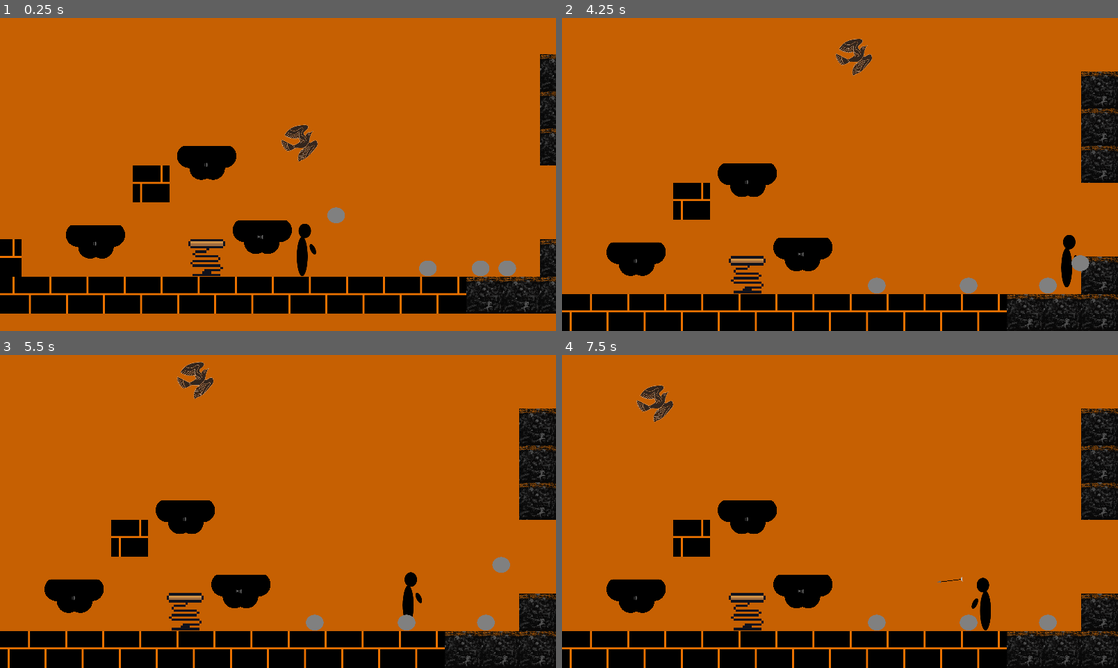
Above: before the commit, frames 1-4 (two rows, left to right).
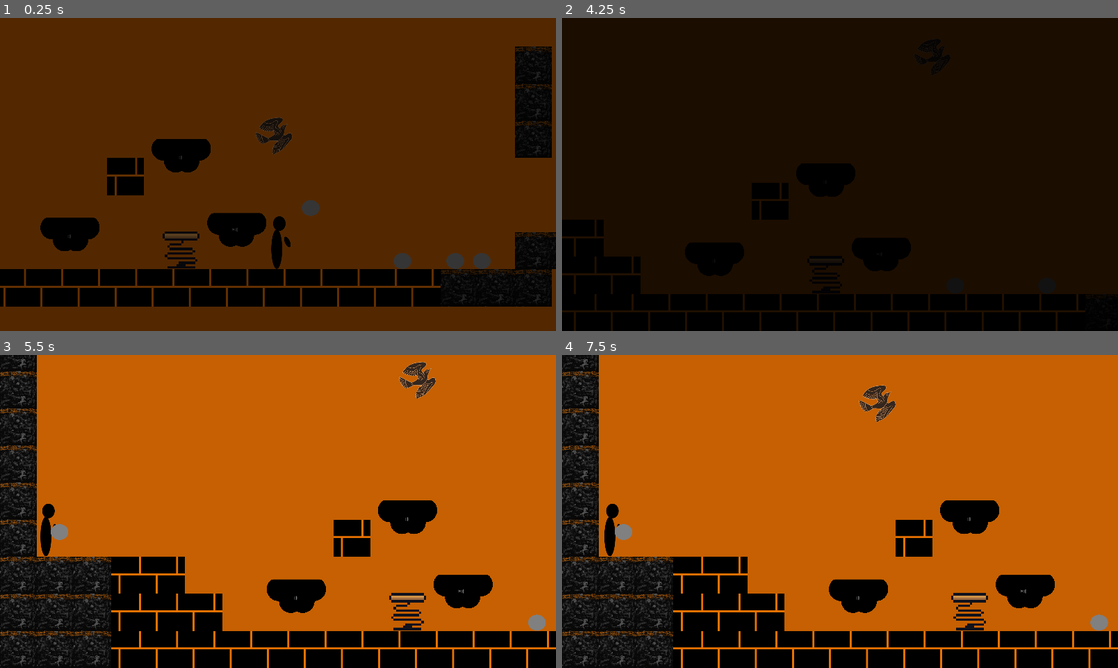
Above: after the commit, the same moments.

Repository: franmatijevic/GreekPlatformer
Game: Godot game, scene res://src/levels/test_level.tscn
Same seed, same stepped clock (60 frames per second), same inputs: the game is played once before the commit and once after it. The engine's default icon, where the game draws it, is replaced by a stand-in: a white triangle on a blue panel in a dark square.
Inputs:
- Up to frame 1 (0.25 s): no input
- Up to frame 2 (4.25 s): hold D (right) 0.53-2.03 s; tap W (up) at 0.6, 0.77, 1.07, 1.52, 1.55, 1.82, 2.3, 3.02, 3.05, 3.32, 3.6, 3.77, 4.07 s; tap Q (drop_item) at 1.35 s; hold A (left) 2.03-2.78 s; tap Space (pickThrow) at 2.1 s; hold D (right) from 2.78 s (still down); tap F (shoot) at 2.85 s; tap R (restart, bound only after the commit) at 4.15 s
- Up to frame 3 (5.5 s): release D (right) at 4.28 s; hold A (left) 4.28-5.03 s; tap Q (drop_item) at 4.35 s; tap W (up) at 4.52, 4.55, 4.82, 5.3 s; hold D (right) from 5.03 s (still down); tap Space (pickThrow) at 5.1 s
- Up to frame 4 (7.5 s): release D (right) at 5.78 s; hold A (left) 5.78-7.28 s; tap F (shoot) at 5.85 s; tap W (up) at 6.02, 6.05, 6.32, 6.6, 6.77, 7.07 s; hold D (right) from 7.28 s (still down); tap Q (drop_item) at 7.35 s

The runs differ from the first frame. In frame 1, 91% of the frame differs, in the area x 0-100%, y 0-100%; in frame 2, 88%; in frame 3, 26%; in frame 4, 26%.

Commit message:
Room Restart
-black screen
-restart, ne resetira se cijela soba
-ne moze se bacit predmet u drugu sobu
-ne moze se ici u proslu sobu

Diff:
--- a/greekplatformer/project.godot
+++ b/greekplatformer/project.godot
@@ -81,12 +81,18 @@
 "events": [Object(InputEventKey,"resource_local_to_scene":false,"resource_name":"","device":-1,"window_id":0,"alt_press …(191 unchanged characters)…
 ]
 }
+restart={
+"deadzone": 0.5,
+"events": [Object(InputEventKey,"resource_local_to_scene":false,"resource_name":"","device":-1,"window_id":0,"alt_pressed":false,"shift_pressed":false,"ctrl_pressed":false,"meta_pressed":false,"pressed":false,"keycode":0,"physical_keycode":82,"key_label":0,"unicode":114,"location":0,"echo":false,"script":null)
+]
+}
 
 [layer_names]
 
 2d_physics/layer_1="player"
 2d_physics/layer_2="ground"
 2d_physics/layer_3="pickupable"
+2d_physics/layer_4="roomBarrier"
 
 [rendering]
 
--- a/greekplatformer/src/items/itemScripts/throwable.gd
+++ b/greekplatformer/src/items/itemScripts/throwable.gd
@@ -9,6 +9,7 @@
 @export var playerCanJump:bool=false
 
 var player = null#get_node("../Player")
+
 
 func _physics_process(_delta):
 	if pickedUp:
--- a/greekplatformer/src/items/rock.tscn
+++ b/greekplatformer/src/items/rock.tscn
@@ -11,7 +11,7 @@
 
 [node name="RigidBody2D" type="RigidBody2D"]
 collision_layer = 4
-collision_mask = 2
+collision_mask = 10
 can_sleep = false
 lock_rotation = true
 linear_damp_mode = 1
--- a/greekplatformer/src/levels/generic_level.gd
+++ b/greekplatformer/src/levels/generic_level.gd
@@ -3,7 +3,49 @@
 @export var current_room:Area2D
 
 var new_next_level
+var prev_room
+
+var original_object_positions=[]
+
+var holding_object:Throwable=null
+
+func _input(_event: InputEvent) -> void:
+	if Input.is_action_just_pressed("restart"):
+		if(get_node("Camera").block==false):
+			restart()
+
+func restart():
+	get_node("BlackScreen/Control").modulate.a=1
+	create_tween().tween_property(get_node("BlackScreen/Control"), "modulate:a", 0, 0.6)
+	get_node("Player").global_position = current_room.get_node("Respawn").global_position
+
+	if(holding_object):
+		holding_object.queue_free()
+	holding_object=null
+	get_node("Player").holding_object=null
+
+	#for i in original_object_positions:
+	#	pass
+
+func _ready() -> void:
+	create_tween().tween_property(get_node("BlackScreen/Control"), "modulate:a", 0, 0.6)
 
 func next_level():
+	prev_room = current_room
 	current_room=new_next_level
+	holding_object=get_node("Player").holding_object
+
+	#original_object_positions.clear()
+	#for i in current_room.get_node("Objects").get_children():
+	#	original_object_positions.
+
 	get_node("Camera").set_state("RoomTransition")
+
+
+func _on_room_transition_end_transition() -> void:
+	if prev_room == null:
+		return
+
+	for i in prev_room.get_node("Objects").get_children():
+		if(get_node("Player").holding_object != i):
+			i.call_deferred("queue_free")
--- a/greekplatformer/src/levels/generic_level.tscn
+++ b/greekplatformer/src/levels/generic_level.tscn
@@ -30,7 +30,7 @@
 [sub_resource type="TileSet" id="TileSet_xr8xv"]
 tile_size = Vector2i(128, 128)
 physics_layer_0/collision_layer = 2
-physics_layer_0/collision_mask = 3
+physics_layer_0/collision_mask = 2
 sources/0 = SubResource("TileSetAtlasSource_361e8")
 sources/1 = SubResource("TileSetAtlasSource_mhlja")
 sources/2 = SubResource("TileSetAtlasSource_g5160")
@@ -38,6 +38,27 @@
 [node name="genericLevel" type="Node2D"]
 process_mode = 1
 script = ExtResource("1_qp3oh")
+
+[node name="BlackScreen" type="CanvasLayer" parent="."]
+
+[node name="Control" type="Control" parent="BlackScreen"]
+top_level = true
+layout_mode = 3
+anchors_preset = 15
+anchor_right = 1.0
+anchor_bottom = 1.0
+grow_horizontal = 2
+grow_vertical = 2
+size_flags_horizontal = 4
+
+[node name="ColorRect" type="ColorRect" parent="BlackScreen/Control"]
+layout_mode = 1
+anchors_preset = 15
+anchor_right = 1.0
+anchor_bottom = 1.0
+grow_horizontal = 2
+grow_vertical = 2
+color = Color(0, 0, 0, 1)
 
 [node name="TileMapLayer" type="TileMapLayer" parent="."]
 tile_set = SubResource("TileSet_xr8xv")
@@ -62,3 +83,5 @@
 
 [node name="RoomTransition" type="Node" parent="Camera/States"]
 script = ExtResource("8_qapjt")
+
+[connection signal="end_transition" from="Camera/States/RoomTransition" to="." method="_on_room_transition_end_transition"]
--- a/greekplatformer/src/levels/levelElements/camera.gd
+++ b/greekplatformer/src/levels/levelElements/camera.gd
@@ -5,7 +5,12 @@
 
 var states: Dictionary = {}
 
+var block:bool=false#blokirat ce pauziranje i resetiranje sobe dok traje tranzicija sobe
+
 func _ready():
+	global_position=player.global_position
+	$Camera2D.reset_smoothing()
+
 	for i in get_node("States").get_children():
 		states[i.name.to_lower()] = i
 	if current_state:
--- a/greekplatformer/src/levels/levelElements/cameraStates/follow_player.gd
+++ b/greekplatformer/src/levels/levelElements/cameraStates/follow_player.gd
@@ -5,6 +5,7 @@
 @export var max_player_velocity:float=300
 
 func enter():
+	player().block=false
 	var room = player().get_parent().current_room.get_node("RoomSize")#ovo je collisionShape2D scene Room
 	var camera = player().get_node("Camera2D")
 
@@ -14,7 +15,8 @@
 	camera.set_limit(SIDE_TOP, room.global_position.y - room.shape.size.y/2)
 	camera.set_limit(SIDE_BOTTOM, room.global_position.y + room.shape.size.y/2)
 
-
+func exit():
+	player().block=true
 
 
 func update_physics_process(delta:float):
--- a/greekplatformer/src/levels/levelElements/cameraStates/room_transition.gd
+++ b/greekplatformer/src/levels/levelElements/cameraStates/room_transition.gd
@@ -1,5 +1,6 @@
 extends State
 
+signal end_transition
 
 var time:float
 
@@ -23,5 +24,8 @@
 		player().set_state("FollowPlayer")
 
 func exit():
+	#player().get_parent().current_room.get_node("Wall/CollisionShape2D").set_deferred("disabled", false)
+
 	player().player.process_mode=Node.PROCESS_MODE_INHERIT
 	player().get_parent().current_room.pause_all_objects(false)
+	end_transition.emit()
--- a/greekplatformer/src/levels/levelElements/room.gd
+++ b/greekplatformer/src/levels/levelElements/room.gd
@@ -2,18 +2,27 @@
 
 func _ready() -> void:
 	pause_all_objects(false)
+
+	var room = $RoomSize.shape.size
+	$Wall/CollisionPolygon2D.polygon[0] = Vector2(-room.x, -room.y)/2
+	$Wall/CollisionPolygon2D.polygon[1] = Vector2(room.x, -room.y)/2
+	$Wall/CollisionPolygon2D.polygon[2] = Vector2(room.x, room.y)/2
+	$Wall/CollisionPolygon2D.polygon[3] = Vector2(-room.x, room.y)/2
+	$Wall.global_position = $RoomSize.global_position
 
 func pause_all_objects(togle:bool):
 	var mode = Node.PROCESS_MODE_DISABLED
 	if(get_parent().current_room==self and togle==false):
 		mode=Node.PROCESS_MODE_INHERIT
 
-	for i in get_node("Objects").get_children():
-		i.process_mode=mode
+	get_node("Objects").process_mode = mode
 
 func _on_body_entered(_body: Node2D) -> void:
 	get_parent().new_next_level=self
 
 func _on_body_exited(_body: Node2D) -> void:
-	#set_deferred("monitorable", true)
+	if(get_parent().new_next_level==self):
+		return
+
+	$Wall.set_collision_layer_value(2, true)
 	get_parent().next_level()
--- a/greekplatformer/src/levels/levelElements/room.tscn
+++ b/greekplatformer/src/levels/levelElements/room.tscn
@@ -3,15 +3,24 @@
 [ext_resource type="Script" path="res://src/levels/levelElements/room.gd" id="1_n7djr"]
 
 [node name="Room" type="Area2D"]
+process_mode = 1
 collision_layer = 0
 script = ExtResource("1_n7djr")
 
 [node name="RoomSize" type="CollisionShape2D" parent="."]
 
+[node name="Wall" type="StaticBody2D" parent="."]
+collision_layer = 8
+collision_mask = 0
+
+[node name="CollisionPolygon2D" type="CollisionPolygon2D" parent="Wall"]
+build_mode = 1
+polygon = PackedVector2Array(0, 0, 0, 0, 0, 0, 0, 0)
+
 [node name="Respawn" type="Marker2D" parent="."]
 
 [node name="Objects" type="Node2D" parent="."]
-process_mode = 1
+process_mode = 4
 
 [connection signal="body_entered" from="." to="." method="_on_body_entered"]
 [connection signal="body_exited" from="." to="." method="_on_body_exited"]
--- a/greekplatformer/src/levels/test_level.tscn
+++ b/greekplatformer/src/levels/test_level.tscn
@@ -23,10 +23,10 @@
 [node name="testLevel" node_paths=PackedStringArray("current_room") instance=ExtResource("1_6ssvi")]
 current_room = NodePath("Room")
 
-[node name="TileMapLayer" parent="." index="0"]
+[node name="TileMapLayer" parent="." index="1"]
 tile_map_data = PackedByteArray("AAD6/wAAAgAAAAAAAAD7/wAAAgAAAAAAAAD8/wAAAgAAAAAAAAD9/wAAAgAAAAAAAAD+/wAAAgAAAAAAAAD//w …(960 unchanged characters)…
 
-[node name="Player" parent="." index="1"]
+[node name="Player" parent="." index="2"]
 position = Vector2(-268, -99)
 
 [node name="Room" parent="." index="3" instance=ExtResource("7_gbrey")]
@@ -36,7 +36,7 @@
 position = Vector2(0, 88)
 shape = SubResource("RectangleShape2D_12rt8")
 
-[node name="Respawn" parent="Room" index="1"]
+[node name="Respawn" parent="Room" index="2"]
 position = Vector2(-1056, 160)
 
 [node name="Spring" parent="Room/Objects" index="0" instance=ExtResource("2_ng327")]
@@ -86,7 +86,7 @@
 position = Vector2(1984, -448)
 shape = SubResource("RectangleShape2D_ghay1")
 
-[node name="Respawn" parent="Room2" index="1"]
+[node name="Respawn" parent="Room2" index="2"]
 position = Vector2(872, -120)
 
 [node name="RigidBody2D" parent="Room2/Objects" index="0" instance=ExtResource("3_awdoy")]
--- a/greekplatformer/src/player/player.gd
+++ b/greekplatformer/src/player/player.gd
@@ -58,19 +58,19 @@
 	if holding_object != null:
 		return
 
+
 	var bodies = get_node("DetectPickup").get_overlapping_bodies()
-
 	if bodies.size() == 0:
 		return
 
 	var closest_object = bodies[0]
 
 	for i in bodies:
+		#if(get_parent().current_room != i.get_parent().get_parent()):#provjerava da ne moze kroz zid uzeti predmet iz druge sobe
 		if global_position.distance_to(closest_object.global_position) > global_position.distance_to(i.global_position):
 			closest_object = i
 
 	holding_object = closest_object
-
 	set_state("PickUpState")
 
 func throw(throwing_force: Vector2):
